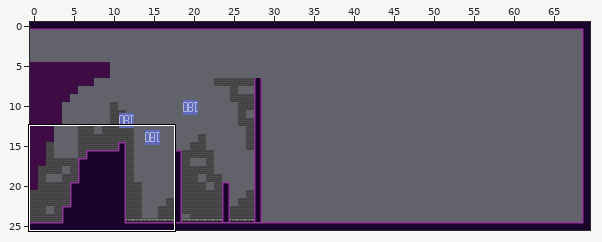
Tiled map, stored at rooms/room_1.tmx. The picture above shows the old version from afar; the outline marks the close-up.
Close-up. Earlier state:
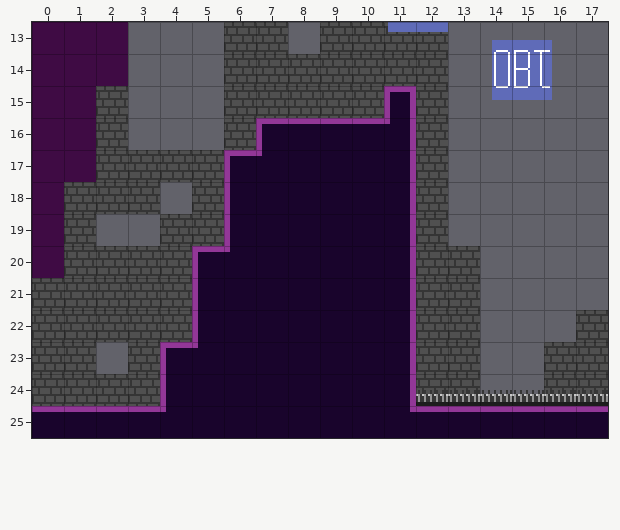
Cells are 16x16 px. Shown: x 0..17, y 13..25. The commit also changed other parts of the map, which this record leaves out.
The same view after the edit:
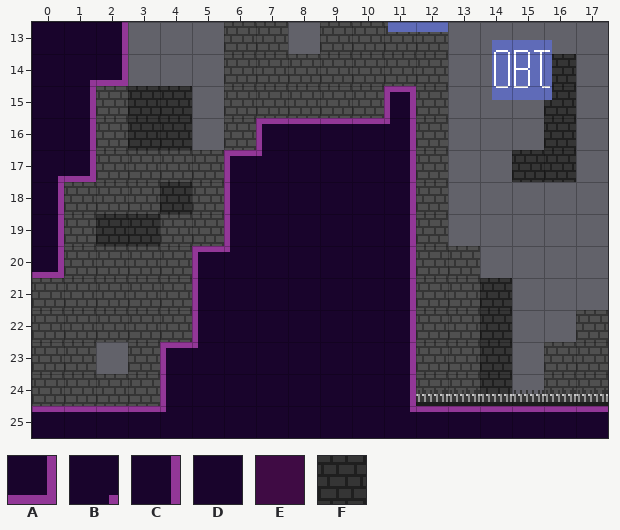
Key: from "tile_set_template": A 19, B 21, C 26, D 27, E 39, F 61.
_ is an empty cell.
Tiles of an added or newly shown layer are drawn over the layers below it.
Change:
{"where": "layer \"visuals/bg decoration/background tile 0.\" (added)"}
{"y":14,"x":16,"old":"_","new":"F"}
{"y":15,"x":3,"old":"__","new":"FF"}
{"y":15,"x":16,"old":"_","new":"F"}
{"y":16,"x":3,"old":"__","new":"FF"}
{"y":16,"x":16,"old":"_","new":"F"}
{"y":17,"x":15,"old":"__","new":"FF"}
{"y":18,"x":4,"old":"_","new":"F"}
{"y":19,"x":2,"old":"__","new":"FF"}
{"y":21,"x":14,"old":"_","new":"F"}
{"y":22,"x":14,"old":"_","new":"F"}
{"y":23,"x":14,"old":"_","new":"F"}
{"y":24,"x":14,"old":"_","new":"F"}
{"where": "layer \"visuals/collideable\""}
{"y":13,"x":0,"old":"EEE","new":"DDC"}
{"y":14,"x":0,"old":"EEE","new":"DBA"}
{"y":15,"x":0,"old":"EE","new":"DC"}
{"y":16,"x":0,"old":"EE","new":"DC"}
{"y":17,"x":0,"old":"EE","new":"BA"}
{"y":18,"x":0,"old":"E","new":"C"}
{"y":19,"x":0,"old":"E","new":"C"}
{"y":20,"x":0,"old":"E","new":"A"}
{"label":"changed","picture_box":[32,22,192,278]}
{"label":"added","picture_box":[512,54,576,182]}
{"label":"added","picture_box":[480,278,512,394]}
